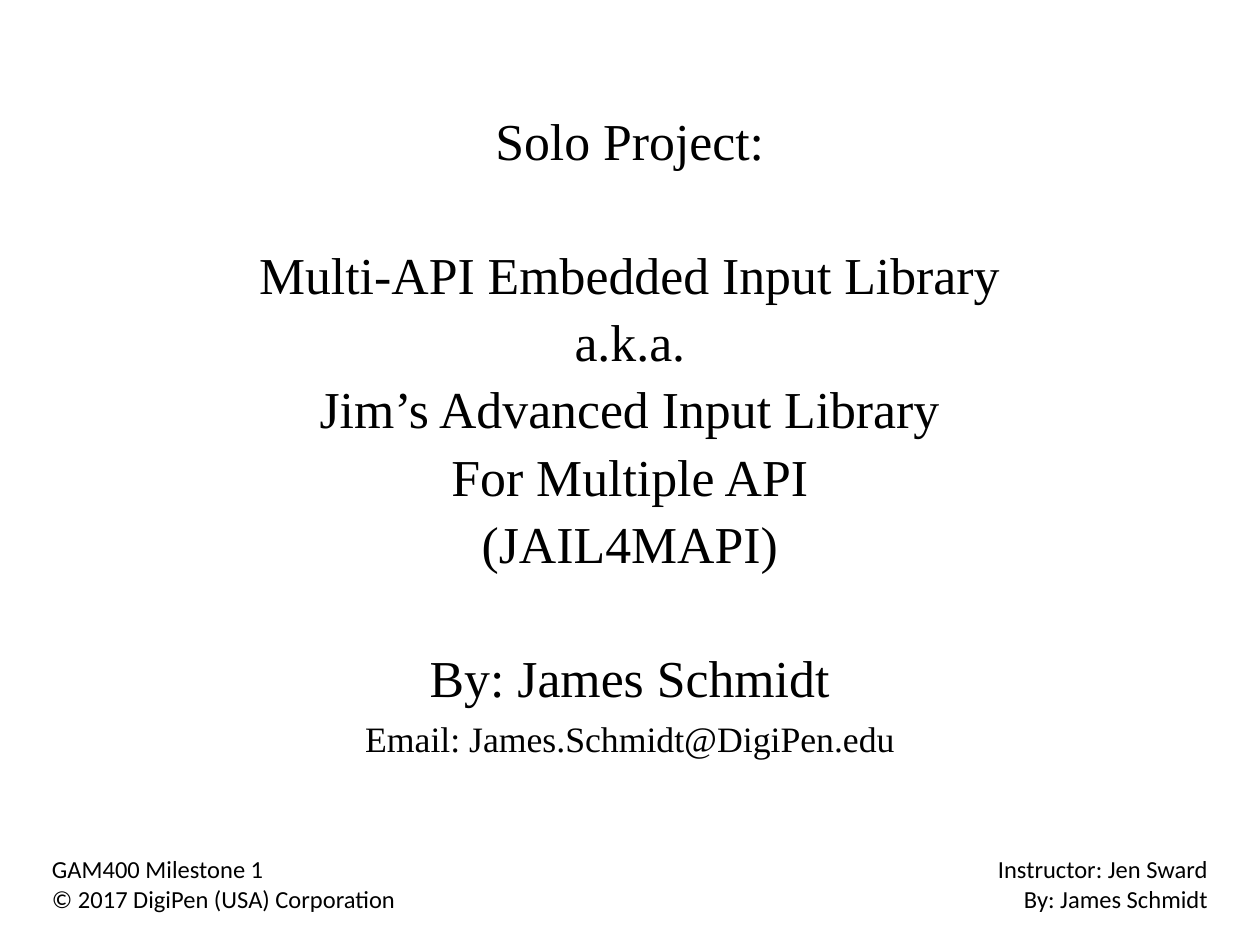
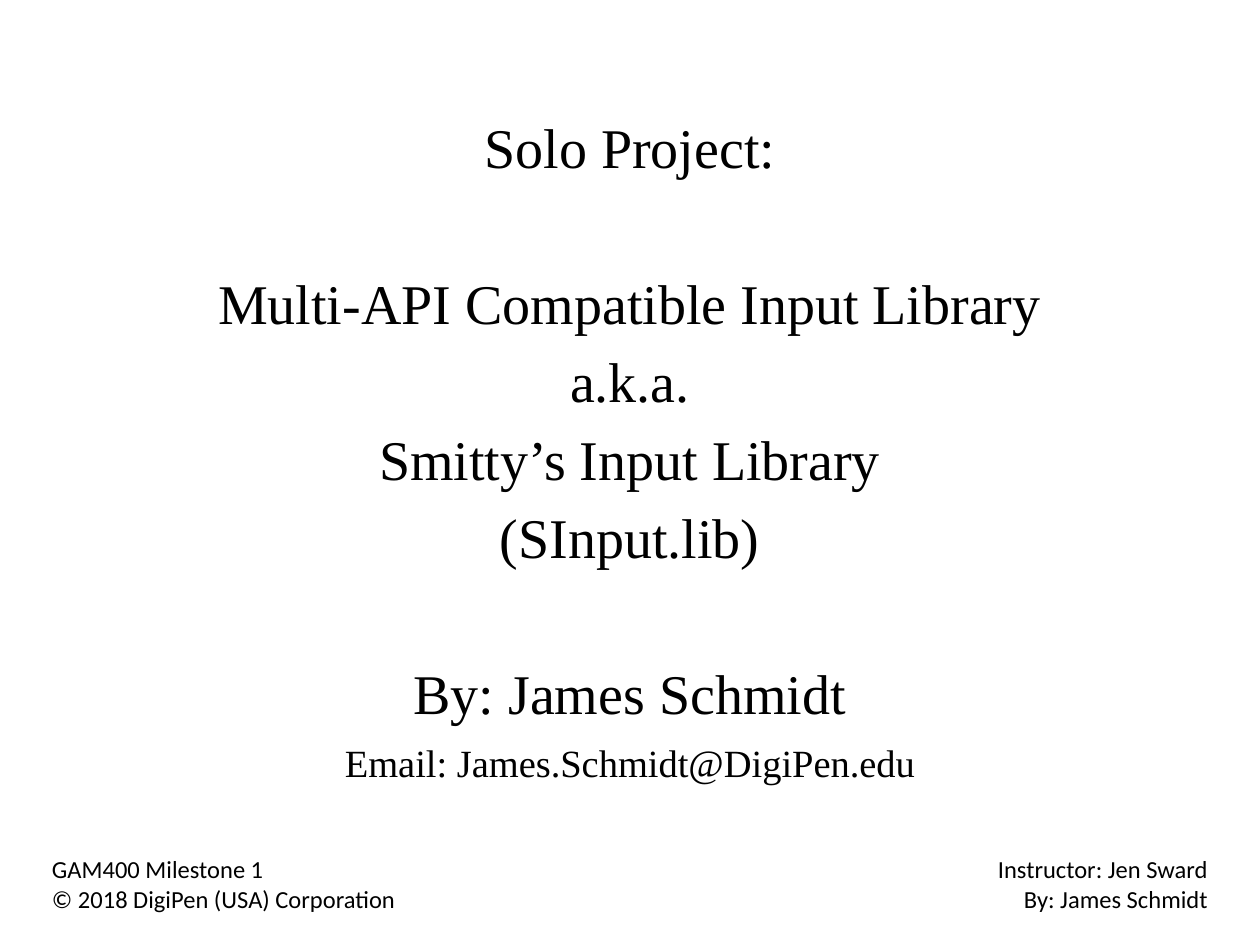
Before and after one commit to NekoTenshi87/SInput, a slide deck: slide 1 of Docs/Milestone1.pptx. Drawn at 1260x945 pixels with LibreOffice and Linux fonts; fonts in the diff are those of the drawing; background and template pictures are left out. Boxes give left, top, right and bottom in pixels: in the first picture for what was removed or moved away, otherwise in the second. Text is boxed around its words. In the diff, an @@ line names an element or a change of style, - is before the commit and + after.

```diff
--- a/Docs/Milestone1.pptx
+++ b/Docs/Milestone1.pptx
@@ text at bbox=[345, 129, 915, 785]: size 29.6 to 32 pt in "Solo Project:", "a.k.a.", "By: James Schmidt"; size 20.4 to 22 pt in "Email: James.Schmidt@DigiPen.edu"; line spacing 0.8 to 0.9 @@
@@ text at bbox=[218, 285, 1041, 335]: text changed; size 29.6 to 32 pt @@
-Multi-API Embedded Input Library
+Multi-API Compatible Input Library
@@ text at bbox=[379, 441, 880, 569]: text changed; size 29.6 to 32 pt @@
-Jim’s Advanced Input Library
-For Multiple API
-(JAIL4MAPI)
+Smitty’s Input Library
+(SInput.lib)
@@ text at bbox=[78, 890, 394, 913]: text changed @@
-© 2017 DigiPen (USA) Corporation
+© 2018 DigiPen (USA) Corporation
```
Also in this commit, not shown: 7 other slides changed, 2 slides added, 26 other files.
